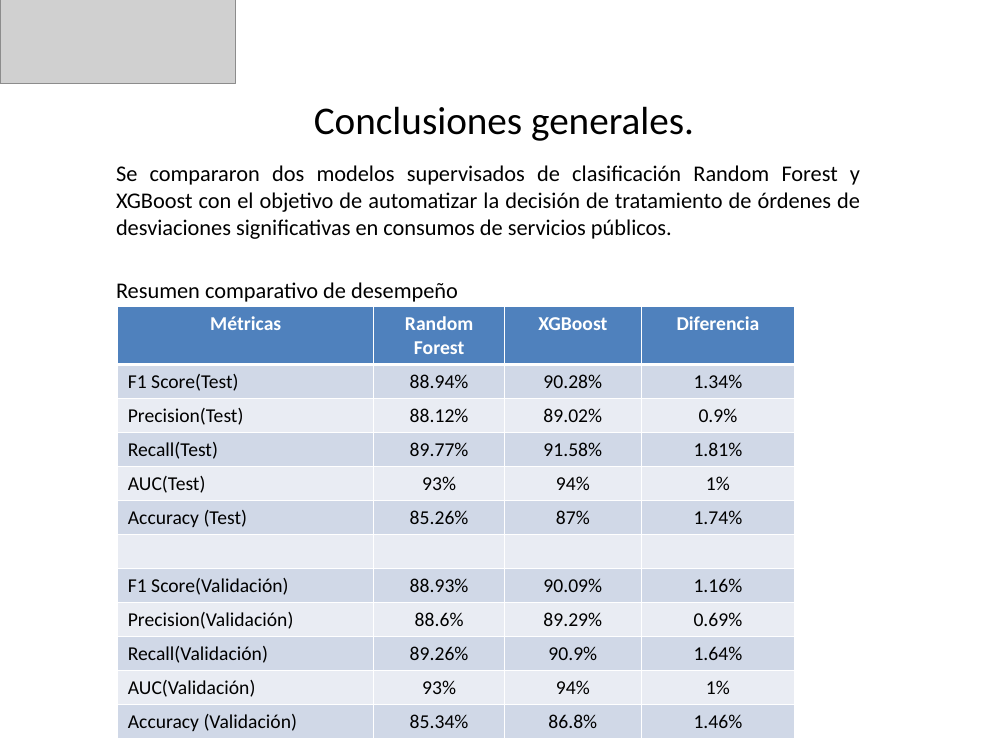
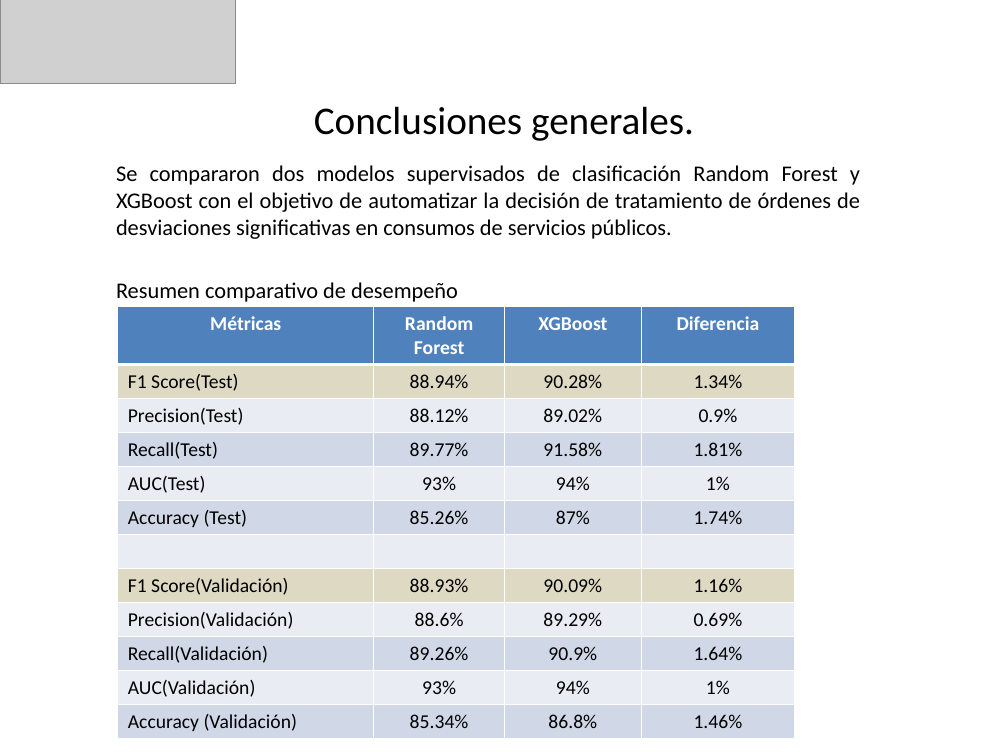
Before and after one commit to andreess891/Proyecto1_UdeM, a slide deck: slide 15 of Modelo_Clasificacion_Desviaciones_V1.pptx (slide 16 before the commit). Drawn at 1008x756 pixels with LibreOffice and Linux fonts; fonts in the diff are those of the drawing; grey boxes stand for pictures. Boxes give left, top, right and bottom in pixels: in the first picture for what was removed or moved away, otherwise in the second. Text is boxed around its words. In the diff, an @@ line names an element or a change of style, - is before the commit and + after.

```diff
--- a/Modelo_Clasificacion_Desviaciones_V1.pptx
+++ b/Modelo_Clasificacion_Desviaciones_V1.pptx
@@ table at bbox=[118, 306, 795, 735] @@
@@ fill #D0D8E8 to #DDD9C3 in 8 cells @@
```
Also in this commit, not shown: 3 other slides changed, 1 slide removed.
